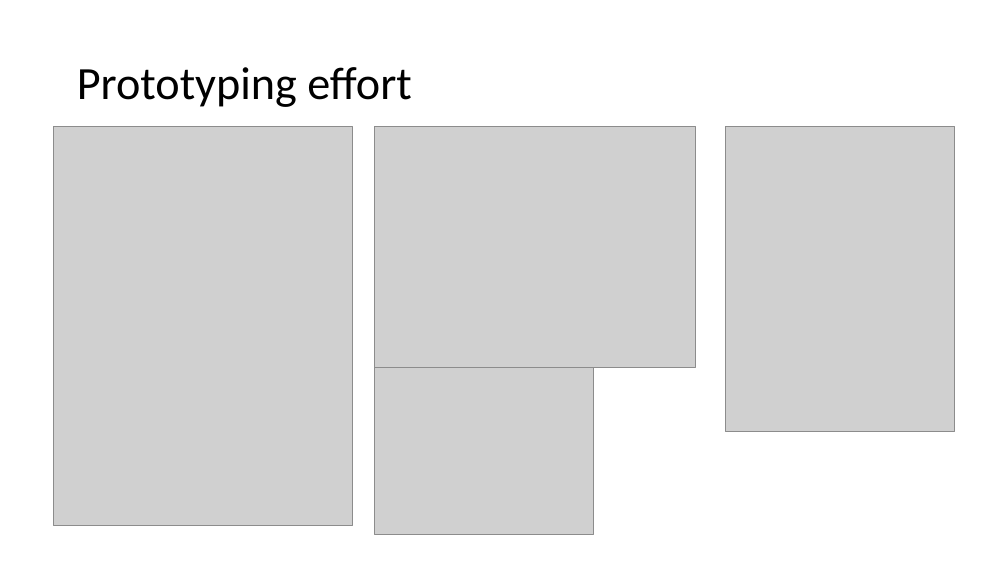
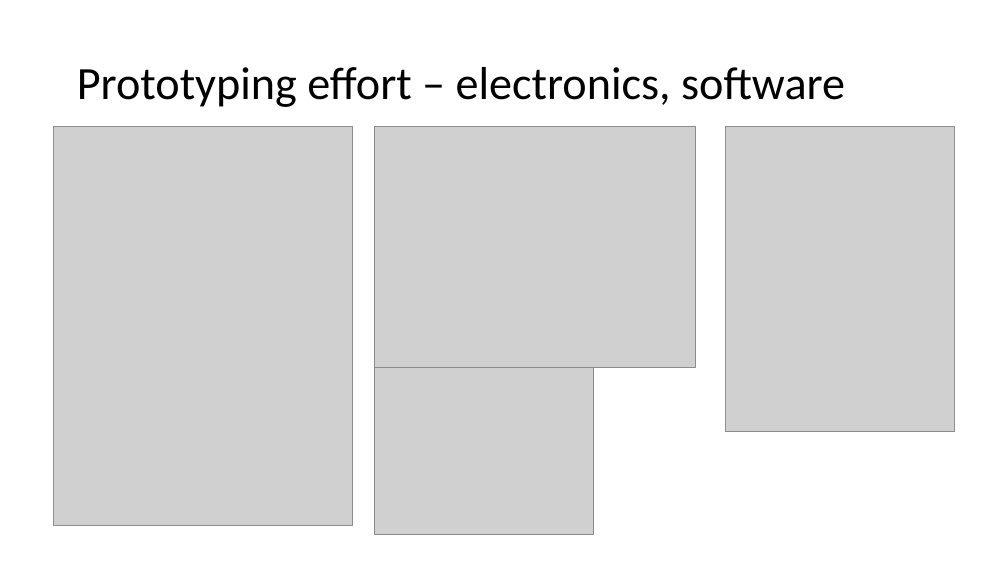
Before and after one commit to oxycon/ProjectApollo, a slide deck: slide 3 of docs/Project Apollo - v06.pptx. Drawn at 1008x567 pixels with LibreOffice and Linux fonts; fonts in the diff are those of the drawing; grey boxes stand for pictures. Boxes give left, top, right and bottom in pixels: in the first picture for what was removed or moved away, otherwise in the second. Text is boxed around its words. In the diff, an @@ line names an element or a change of style, - is before the commit and + after.

```diff
--- a/docs/Project Apollo - v06.pptx
+++ b/docs/Project Apollo - v06.pptx
@@ title at [77, 67, 845, 107]: text changed @@
-Prototyping effort
+Prototyping effort – electronics, software
```
Also in this commit, not shown: 1 slide added, 1 other file.
